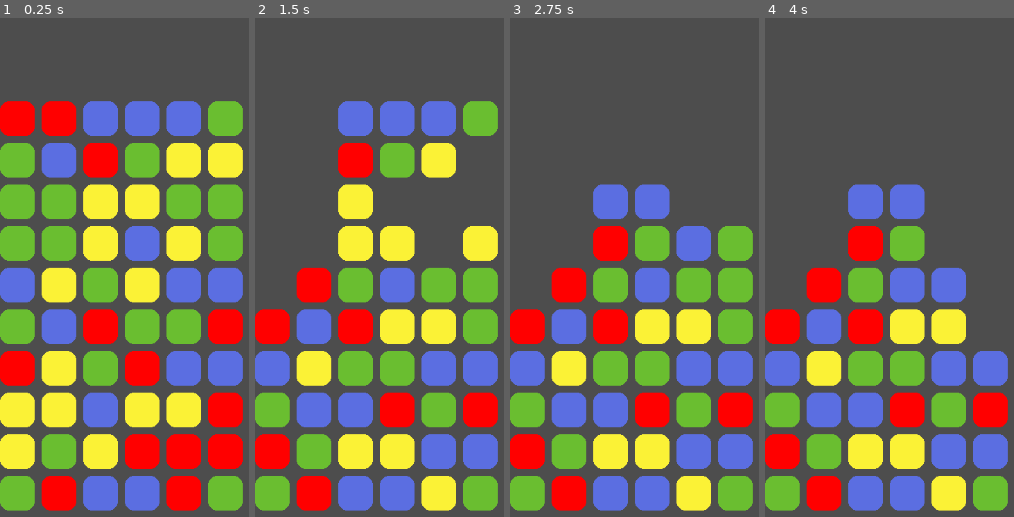
Above: before the commit, frames 1-4 (left to right).
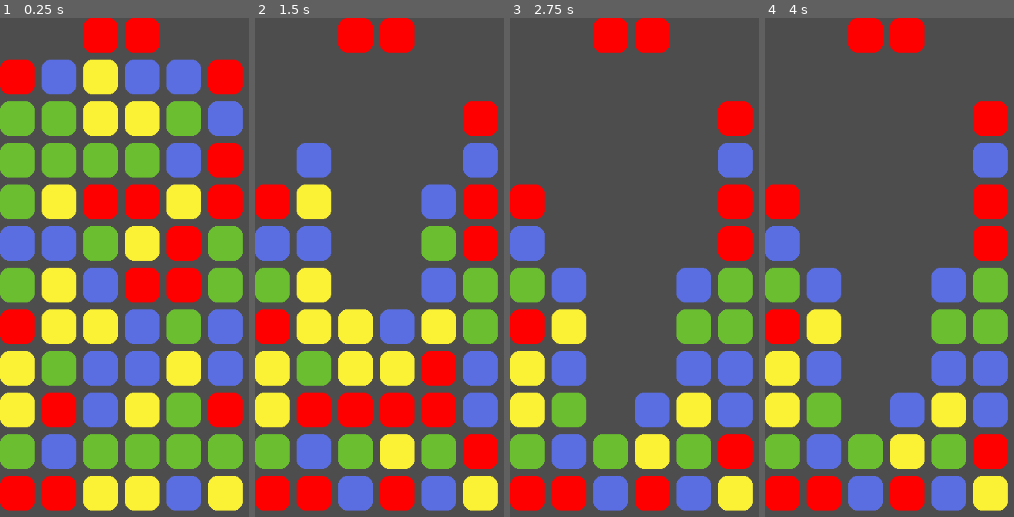
Above: after the commit, the same moments.

Repository: MarGamaDev/PuyoPuyoLike
Game: Godot game, scene res://testing scenes/box_testing_scene.tscn
The game is run twice, just before and just after one commit, with the same random seed, the same clock (stepped at 60 frames per second) and the same inputs.
Inputs:
- Up to frame 1 (0.25 s): no input
- Up to frame 2 (1.5 s): tap Enter at 0.5 s
- Up to frame 3 (2.75 s): no input
- Up to frame 4 (4 s): tap Space at 2.75 s; tap Enter at 3.5 s

The runs differ from the first frame. In frame 1, 52% of the frame differs, in the area x 0-98%, y 0-99%; in frame 2, 46%; in frame 3, 38%; in frame 4, 38%.

Commit message:
added player puyo creator and move validity checker

Diff:
--- a/scripts/grid_manager.gd
+++ b/scripts/grid_manager.gd
@@ -15,21 +15,30 @@
 #just remember that we go through 0->rows then each time 0->columns + 2 (this is for stupid box)
 var grid : Array = Array()
 var puyos_to_pop : Array = Array()
+#the first puyo in the player array is the 'pivot'
+var player_puyos: Array = Array()
+var player_grid_positions: Array = Array()
+#player rotation is -> 0 V 90 <-180 ^ 270
+var player_rotation : int = 0
 
 @export var down_tick_speed : float = 0.2
 var chain_length : int = 0
 
 func _ready():
 	initialize_grid()
-	fill_grid()
+	fill_grid(11)
+	create_player_puyo()
+	print("can move: ", check_next_move([Vector2i(int ((grid_width - 1) / 2),1), Vector2i(int ((grid_width - 1) / 2) + 1,1)]))
 	await get_tree().create_timer(1).timeout
 	#calling this initiates a board check and allows chaining
-	check_board(get_grouped_puyos())
-
-
-func fill_grid():
-	for i in range(0, grid_width):
-		for j in range(2, grid_height):
+	await check_board(get_grouped_puyos())
+	print("can move: ", check_next_move([Vector2i(int ((grid_width - 1) / 2),1), Vector2i(int ((grid_width - 1) / 2) + 1,1)]))
+
+
+
+func fill_grid(how_full : int):
+	for i in range(0, grid_width):
+		for j in range(grid_height - how_full, grid_height):
 			var puyo : Puyo = puyo_scene.instantiate()
 			var node_to_fill : GridNode = grid[i][j]
 			node_to_fill.add_child(puyo)
@@ -85,7 +94,7 @@
 		grid_node.neighbours.append(grid[grid_node.x - 1][grid_node.y])
 	pass
 
-#move a puyo from one node to another. overwrites node_to's puyo
+#move a puyo from one node to another. overwrites node_to's puyo. used only for resting puyos
 func move_puyo(node_from : GridNode, node_to : GridNode):
 	var puyo_from = node_from.puyo
 	node_from.remove_child(puyo_from)
@@ -189,7 +198,6 @@
 	if puyos_to_pop.is_empty():
 		print("chain: ", chain_length)
 		chain_length = 0
-		pass
 	else:
 		chain_length += 1
 		pop_puyos(puyos_to_pop)
@@ -198,3 +206,23 @@
 			down_check = await down_tick()
 		await get_tree().create_timer(1).timeout
 		check_board(get_grouped_puyos())
+
+#creates player puyo
+func create_player_puyo():
+	player_puyos = [puyo_scene.instantiate(), puyo_scene.instantiate()]
+	add_child(player_puyos[0])
+	add_child(player_puyos[1])
+	player_rotation = 0
+	player_puyos[0].set_type(randi_range(2,5))
+	player_puyos[1].set_type(randi_range(2,5))
+	player_grid_positions = [Vector2i(int ((grid_width -1)/ 2),0), Vector2i(int ((grid_width -1)/ 2) + 1,0)]
+	player_puyos[0].global_position.x = grid[int (grid_width / 2)][0].position.x + square_size
+	player_puyos[1].global_position.x  = grid[(int (grid_width / 2)) + 1][0].position.x + square_size * 2
+
+#returns true if next move is valid
+func check_next_move(next_move_positions: Array[Vector2i]) -> bool:
+	for pos in next_move_positions:
+		print(grid[pos.x][pos.y].is_holding_puyo)
+		if grid[pos.x][pos.y].is_holding_puyo:
+			return false
+	return true
